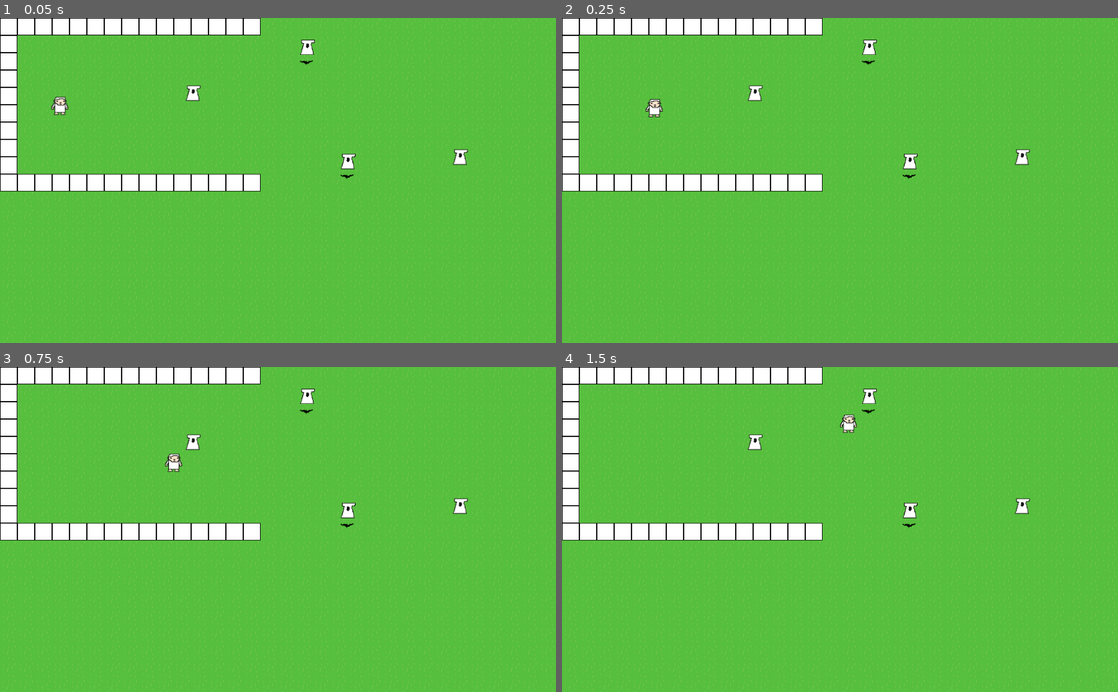
Above: before the commit, frames 1-4 (two rows, left to right).
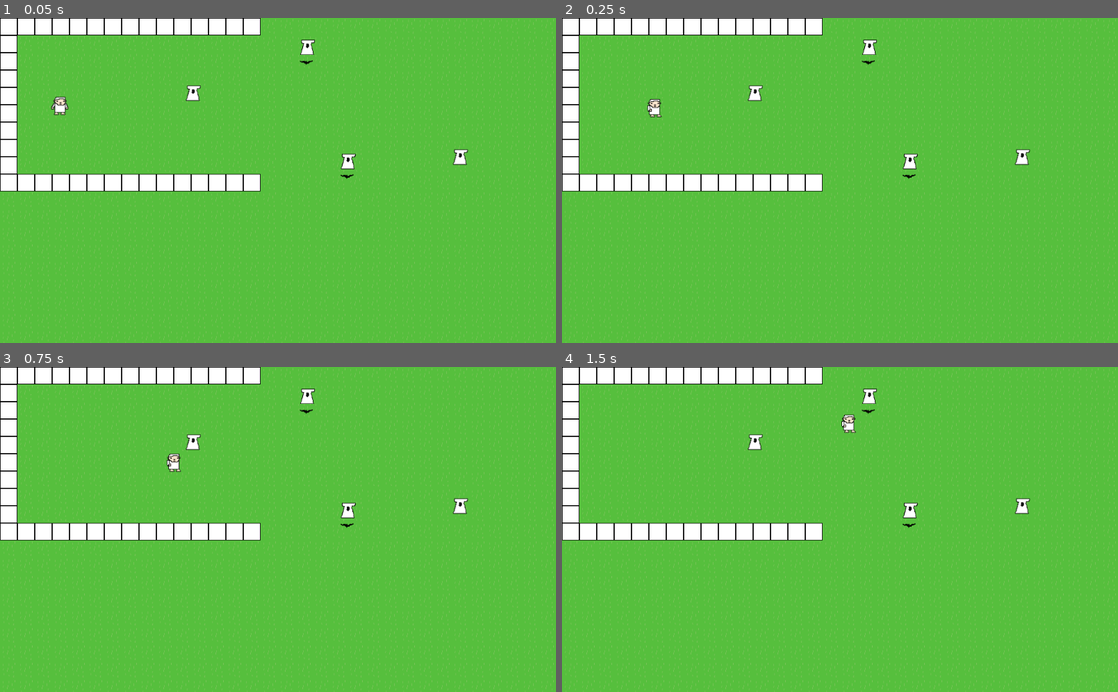
Above: after the commit, the same moments.

Repository: S-D-V-A-S-M-V-V-I-C-T-S-S-BAGGER/CovidTowerDefense
Game: Godot game, scene res://Levels/BaseLevel.tscn
Two runs of this game, one before a commit and one after it. Both use one fixed random seed, a clock stepped at 60 frames per second and the inputs below.
Inputs:
- Up to frame 1 (0.05 s): no input
- Up to frame 2 (0.25 s): no input
- Up to frame 3 (0.75 s): no input
- Up to frame 4 (1.5 s): no input

Frame 1 is identical in both runs. In frame 2, less than 0.1% of the frame differs, in the area x 15-19%, y 26-31%; in frame 3, less than 0.1%; in frame 4, less than 0.1%.

Commit message:
Fixed enemy animation speed

Diff:
--- a/Enemies/Enemy.gd
+++ b/Enemies/Enemy.gd
@@ -22,6 +22,7 @@
 	# TODO make this call actual handlers
 	if !dead and health > 0:
 		var speed = base_speed * speed_modifier
+		$Path/MovingPoint/AnimatedSprite.speed_scale = speed_modifier
 		get_node("Path/MovingPoint").offset += speed * delta
 	else:
 		die()
@@ -29,5 +30,6 @@
 
 func die():
 	$Path/MovingPoint/Area2D/Collision.disabled = true
+	$Path/MovingPoint/AnimatedSprite.speed_scale = 1.0
 	$Path/MovingPoint/AnimatedSprite.play("death")
 	dead = true
--- a/Enemies/Enemy.tscn
+++ b/Enemies/Enemy.tscn
@@ -20,7 +20,7 @@
 "frames": [ ExtResource( 5 ), ExtResource( 4 ), ExtResource( 6 ) ],
 "loop": false,
 "name": "death",
-"speed": 5.0
+"speed": 3.0
 } ]
 
 [node name="Enemy" type="Node2D"]
@@ -41,3 +41,4 @@
 
 [node name="AnimatedSprite" type="AnimatedSprite" parent="Path/MovingPoint"]
 frames = SubResource( 4 )
+playing = true
